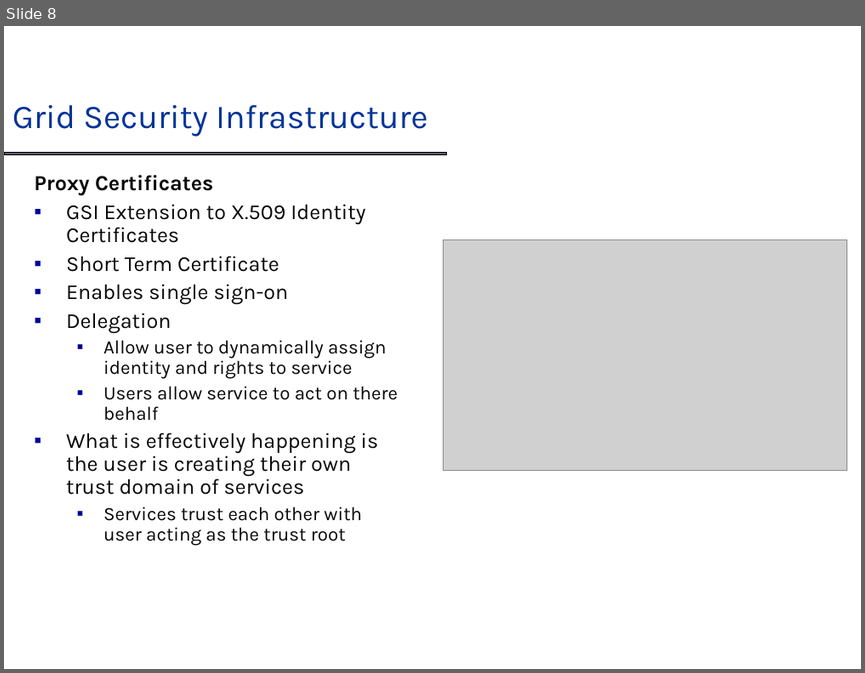
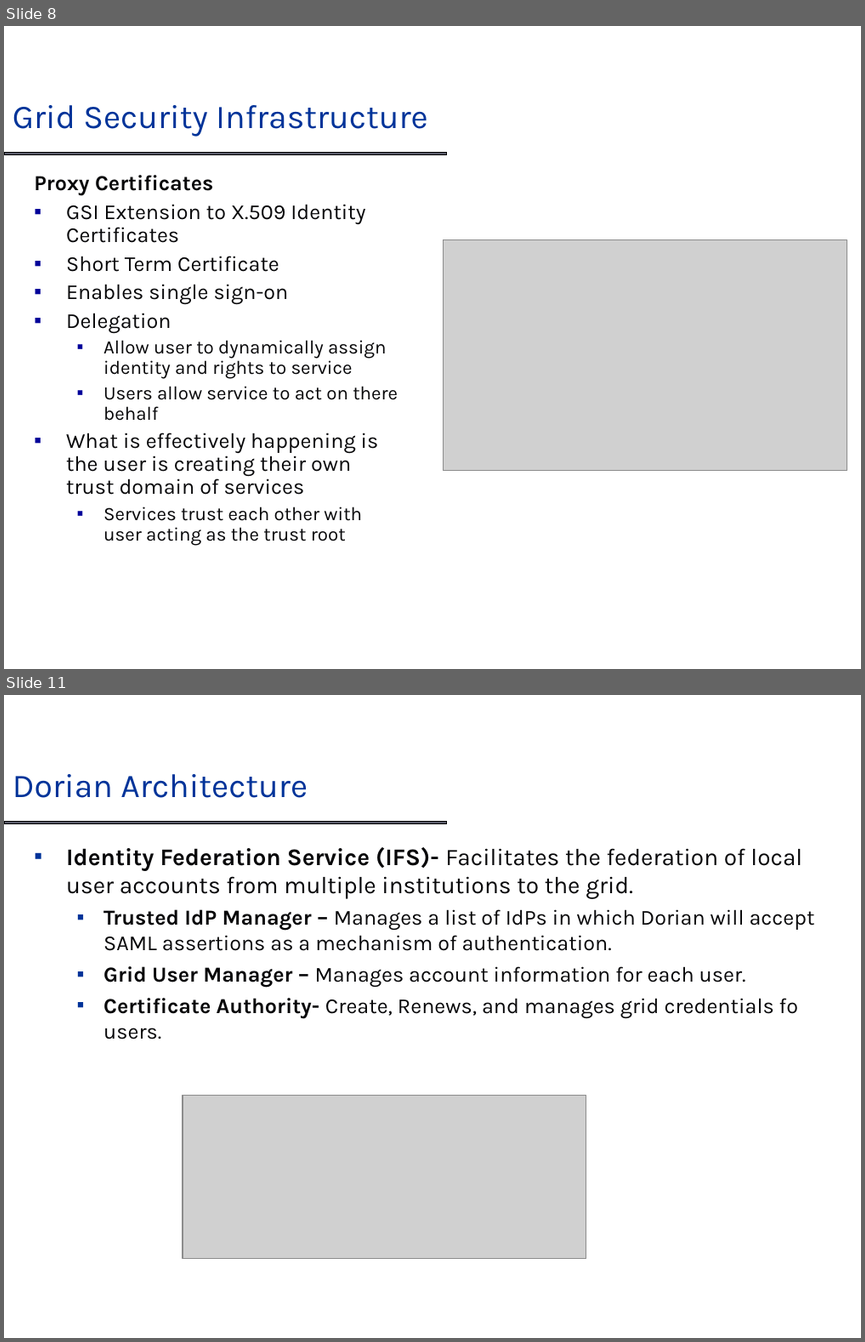
Before and after one commit to NCIP/cagrid-portal, a slide deck: cagrid-1-0/Documentation/presentations/dorian/Dorian_DIALOGUE2.ppt. Shown one above the other, each under a label of ours: slide 8 before the commit, slides 8 and 11 after it; the slides between them are not shown. The pictures are 865x673 and 865x1342 pixels, drawn with LibreOffice and Linux fonts; fonts in the diff are those of the drawing; grey boxes stand for pictures; background and template pictures are left out. Boxes give left, top, right and bottom in pixels: in the first picture for what was removed or moved away, otherwise in the second. Text is boxed around its words. In the diff, an @@ line names an element or a change of style, - is before the commit and + after.

```diff
--- a/cagrid-1-0/Documentation/presentations/dorian/Dorian_DIALOGUE2.ppt
+++ b/cagrid-1-0/Documentation/presentations/dorian/Dorian_DIALOGUE2.ppt
@@ slide 11 added at <box>4,695,861,1338</box>, background #FFFFFF; not listed: 1 template element that a slide beside it also shows @@
@@ title added at <box>12,774,307,798</box>, 28 pt, text #003399 @@
+Dorian Architecture
@@ text added at <box>66,847,815,1039</box>, 18 pt, text #070709 @@
+▪ Identity Federation Service (IFS)- Facilitates the federation of local user accounts from multiple institutions to the grid.
+  ▪ Trusted IdP Manager – Manages a list of IdPs in which Dorian will accept SAML assertions as a mechanism of authentication.
+  ▪ Grid User Manager – Manages account information for each user.
+  ▪ Certificate Authority- Create, Renews, and manages grid credentials fo users.
@@ picture added at <box>182,1095,585,1259</box> @@
```
Also in this commit, not shown: 1 slide changed, 4 other slides added.
